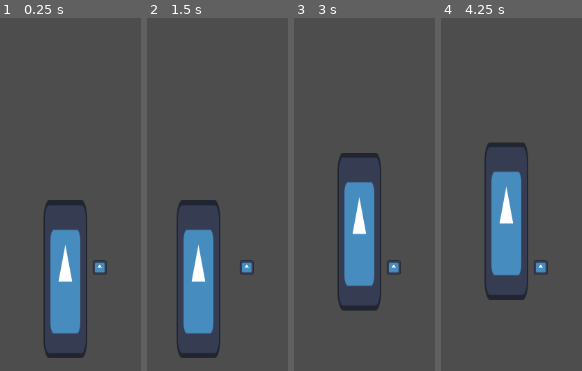
Above: before the commit, frames 1-4 (left to right).
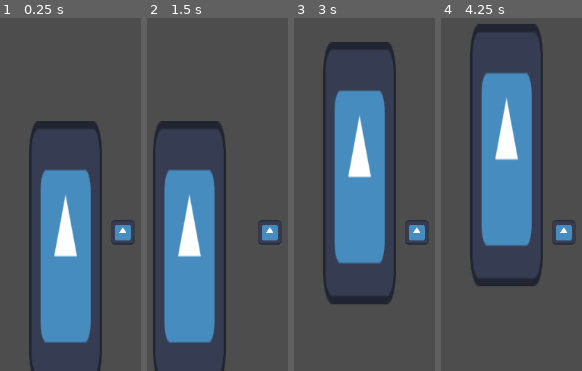
Above: after the commit, the same moments.

Repository: BaliDoggo/brackeys2025
Game: Godot game, scene res://scenes/work.tscn
Same seed, same stepped clock (60 frames per second), same inputs: the game is played once before the commit and once after it. This scene is started directly instead of the project's main scene. The engine's default icon, where the game draws it, is replaced by a stand-in: a white triangle on a blue panel in a dark square.
Inputs (mouse positions are in pixels of both pictures, inside the frame that each line leads up to):
- Up to frame 1 (0.25 s): no input
- Up to frame 2 (1.5 s): tap Enter (ui_accept) at 0.5, 0.77 s; move the mouse to (outside the picture) at 0.52 s; hold E (e) 0.53-1.28 s; move the mouse to (outside the picture) at 1.27 s; tap A (a) at 1.35 s
- Up to frame 3 (3 s): tap Enter (ui_accept) at 1.52, 2.75 s; tap E (e) at 1.55, 2.85 s; move the mouse to (outside the picture) at 2.02 s; hold E (e) 2.03-2.78 s; tap D (d) at 2.1 s; move the mouse to (319, 236) at 2.77 s
- Up to frame 4 (4.25 s): tap Enter (ui_accept) at 3.02, 3.77 s; move the mouse to (outside the picture) at 3.52 s; hold E (e) from 3.53 s (still down)

The runs differ from the first frame. In frame 1, 19% of the frame differs, in the area x 20-96%, y 29-100%; in frame 2, 19%; in frame 3, 22%; in frame 4, 22%, in the area x 20-96%, y 1-80%.

Commit message:
Update player.tscn

Diff:
--- a/scenes/player.tscn
+++ b/scenes/player.tscn
@@ -12,7 +12,8 @@
 
 [node name="Camera2D" type="Camera2D" parent="."]
 top_level = true
-offset = Vector2(0, -175)
+offset = Vector2(0, -75)
+zoom = Vector2(1.665, 1.665)
 
 [node name="CollisionShape2D" type="CollisionShape2D" parent="."]
 scale = Vector2(3, 3)
